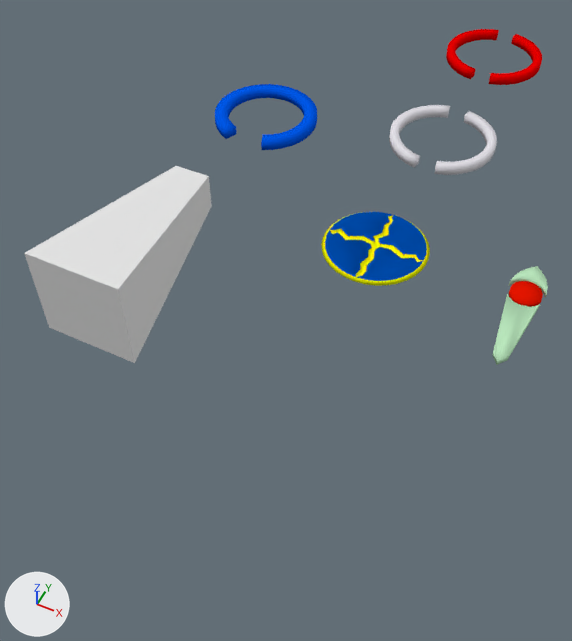
One commit to the Blender file GEN-Unity/Blends/main.blend: the scene before it, then after it.
One viewpoint serves both versions: a 50 mm lens placed at (3.58, -11.12, 10.7), pointed at (-1.27, -1.41, -1.43). Lighting does not change. The marker at lower left points along +X, +Y and +Z.

Before the edit, the objects in view are built like this:
```python
me_deadie = bpy.data.meshes.new('deadie')
me_deadie.from_pydata(...)  # 157 vertices, 187 faces; spans x -1.07..1.07, y -0.03..0.03, z -1.07..1.07
me_deadie.polygons.foreach_set('use_smooth', [True] * 187)
# faces by material slot: [105, 50, 32]
me_deadie.materials.append(mat_deadbouy1)  # yellow #e2e700
me_deadie.materials.append(mat_deadbouy2)  # blue #0049a7
me_deadie.materials.append(mat_deadbouy3)  # green #91b490
me_shieldone = bpy.data.meshes.new('shieldone')
me_shieldone.from_pydata(...)  # 120 vertices, 116 faces; spans x -1.2..1.2, y -0.1..0.1, z -1.18..1.18
me_shieldone.polygons.foreach_set('use_smooth', [True] * 116)
me_shieldone.materials.append(mat_shield1)  # white #e2e0e7
me_sukie = bpy.data.meshes.new('sukie')
me_sukie.from_pydata([(-1.0, 1.0, -4.0), (-0.4, 0.4, 0.0), (0.4, 0.4, 0.0), (1.0, 1.0, -4.0), (-1.0, -1.0, -4.0), (-0.4, -0.4, 0.0), (0.4, -0.4, 0.0), (1.0, -1.0, -4.0)], [], [(4, 5, 1, 0), (5, 6, 2, 1), (6, 7, 3, 2), (7, 4, 0, 3), (0, 1, 2, 3), (7, 6, 5, 4)])
me_sukie.materials.append(mat_sucker1)  # white #e7e7e7
ob_dead_bouy = bpy.data.objects.new('dead-bouy', me_deadie)
ob_dead_bouy.location = (0.0, 0.0, 0.0)
ob_dead_bouy.rotation_euler = (1.571, 0.0, 0.0)  # degrees (90, 0, 0)
ob_shieldonie = bpy.data.objects.new('shieldonie', me_shieldone)
ob_shieldonie.location = (0.0, 4.0, 0.0)
ob_shieldonie.rotation_euler = (1.571, 0.0, 0.0)  # degrees (90, 0, 0)
ob_sucker = bpy.data.objects.new('sucker', me_sukie)
ob_sucker.location = (-4.17, 0.0, 0.0)
ob_sucker.rotation_euler = (-1.571, 0.0, 0.0)  # degrees (-90, 0, 0)
# also in view: 'shieldtwoie' at (0.0, 8.0, 0.0); 'inner' at (-4.0, 3.05, 0.0); 'buoy' at (3.0, -0.5, 0.0)
```
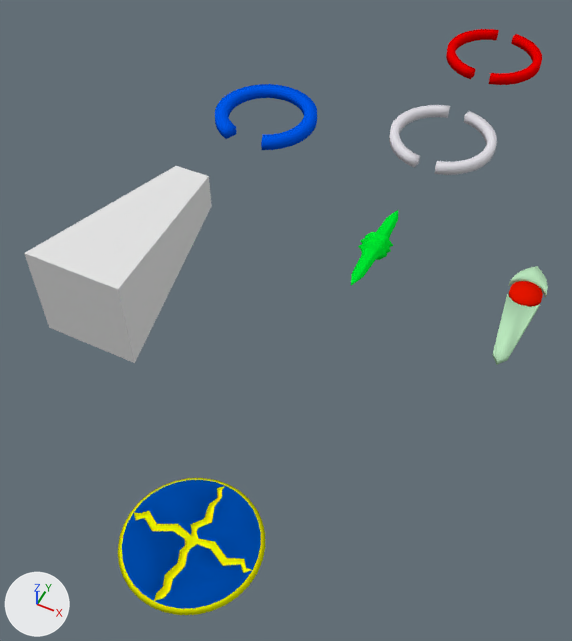
The change, as a diff of the scene's bpy script:
```diff
--- a/GEN-Unity/Blends/main.blend.py
+++ b/GEN-Unity/Blends/main.blend.py
@@ mat_pbullet1 @@
+mat_pbullet1 = diffuse_material('pbullet1')
+mat_pbullet1.base_color = (0.0, 0.8, 0.0314)  # green #00e732
@@ me_p_bullet @@
+me_p_bullet.from_pydata(...)  # 68 vertices, 72 faces; spans x -0.33..0.33, y -0.2..0.2, z -1.24..1.24
+me_p_bullet.polygons.foreach_set('use_smooth', [True] * 72)
+me_p_bullet.materials.append(mat_pbullet1)  # green #00e732
@@ ob_dead_bouy @@
 ob_dead_bouy = bpy.data.objects.new('dead-bouy', me_deadie)
-ob_dead_bouy.location = (0.0, 0.0, 0.0)
+ob_dead_bouy.location = (0.0, -7.0, 0.0)
 ob_dead_bouy.rotation_euler = (1.571, 0.0, 0.0)  # degrees (90, 0, 0)
@@ ob_p_bullet @@
+ob_p_bullet = bpy.data.objects.new('p-bullet', me_p_bullet)
+ob_p_bullet.location = (0.0, 0.0, 0.0)
+ob_p_bullet.rotation_euler = (-1.571, 0.0, 0.0)  # degrees (-90, 0, 0)
+_m = ob_p_bullet.modifiers.new('Subsurf', 'SUBSURF')
+_m.subdivision_type = 'SIMPLE'
```

Changed parts and their boxes (x1, y1, x2, y2) in the pictures (572 x 641 px):
'dead-bouy', moved: before (321, 212, 430, 286); after (118, 478, 265, 615)
'p-bullet', added (green): after (351, 210, 398, 285)
